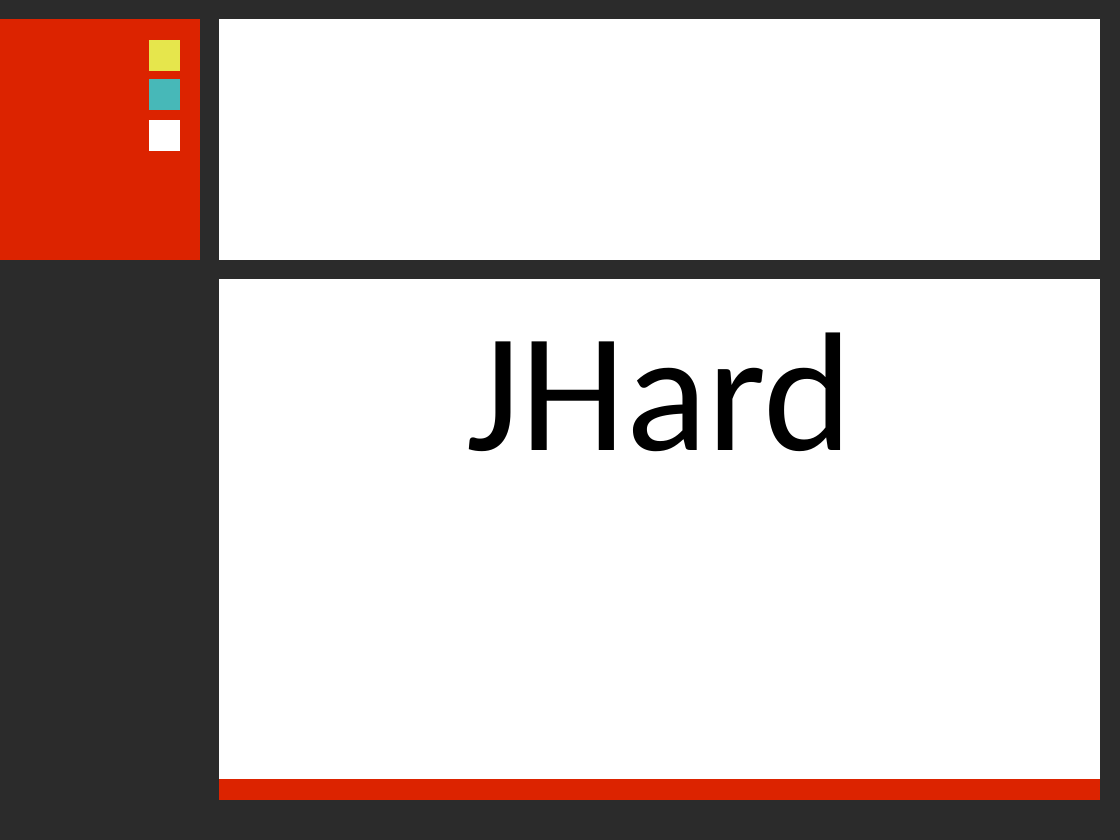
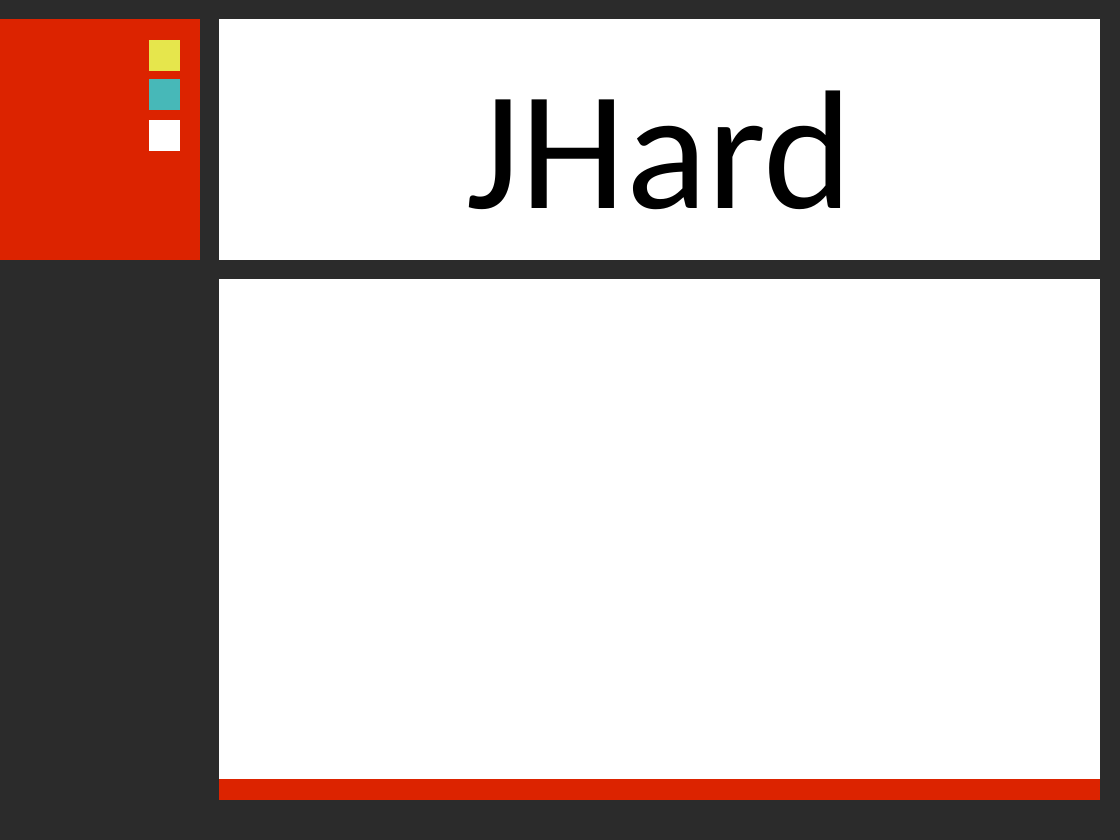
Before and after one commit to ramayac/jhard, a slide deck: slide 1 of presentaciones/primera defensa/jhard.odp. Drawn at 1120x840 pixels with LibreOffice and Linux fonts; fonts in the diff are those of the drawing; background and template pictures are left out; a plain dark background stands for a picture behind light text. Boxes give left, top, right and bottom in pixels: in the first picture for what was removed or moved away, otherwise in the second. Text is boxed around its words. In the diff, an @@ line names an element or a change of style, - is before the commit and + after.

Commit message:
fixes

```diff
--- a/presentaciones/primera defensa/jhard.odp
+++ b/presentaciones/primera defensa/jhard.odp
@@ text "JHard": place and size @@
-text "JHard" at [467, 332, 853, 452]
+text "JHard" at [467, 90, 853, 210]
```
Also in this commit, not shown: 19 other slides changed.
